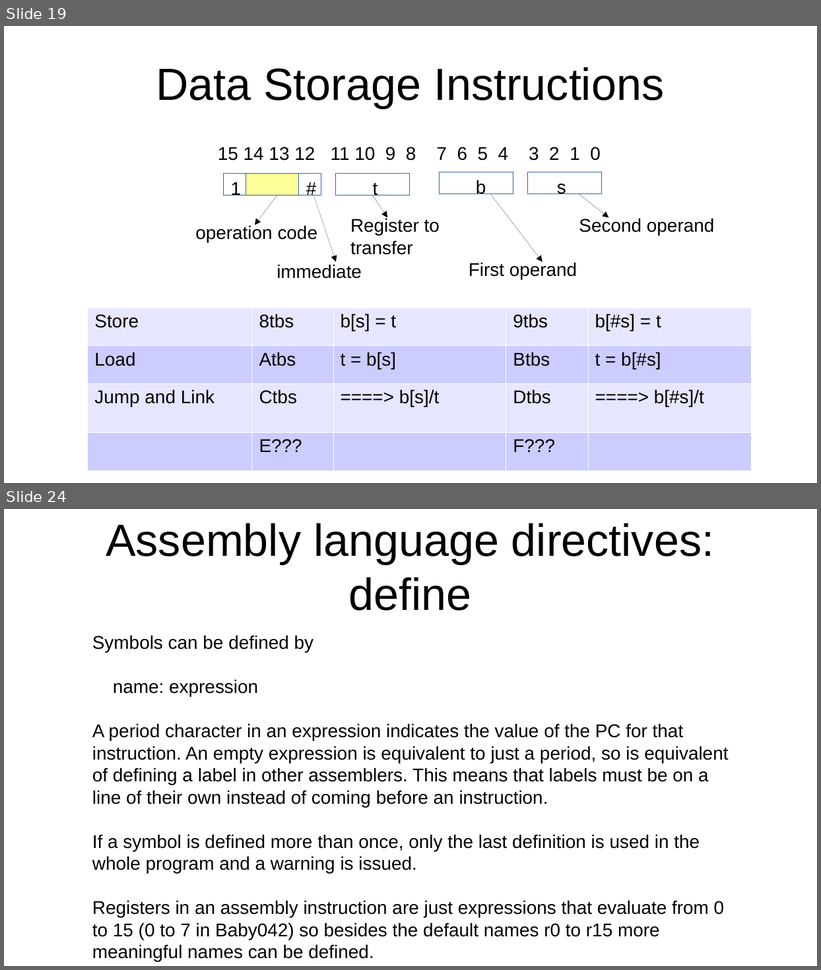
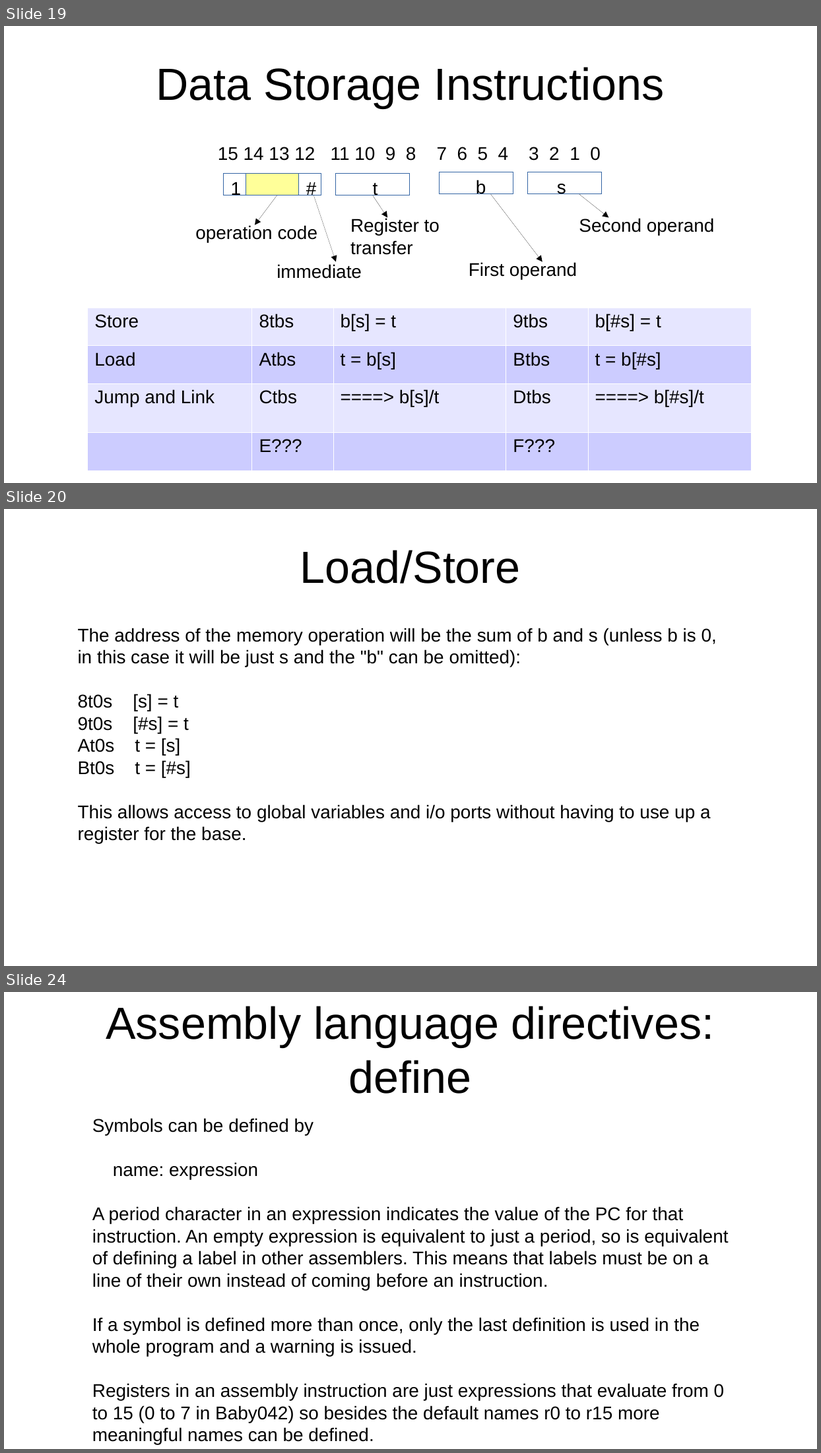
Before and after one commit to jeceljr/baby42, a slide deck: doc/baby42_slides.odp. Shown one above the other, each under a label of ours: slides 19 and 24 before the commit, slides 19, 20 and 24 after it; the slides between them are not shown. The pictures are 821x970 and 821x1453 pixels, drawn with LibreOffice and Linux fonts; fonts in the diff are those of the drawing. Boxes give left, top, right and bottom in pixels: in the first picture for what was removed or moved away, otherwise in the second. Text is boxed around its words. In the diff, an @@ line names an element or a change of style, - is before the commit and + after.

Commit message:
define r0 to indicate no base for load/store and change jump-and-link to match

```diff
--- a/doc/baby42_slides.odp
+++ b/doc/baby42_slides.odp
@@ slide 20 added at bbox=[4, 509, 817, 966], background #FFFFFF @@
@@ title added at bbox=[300, 550, 521, 584], 44 pt, text #000000 @@
+Load/Store
@@ text added at bbox=[78, 628, 717, 844], 18 pt, text #000000 @@
+The address of the memory operation will be the sum of b and s (unless b is 0, in this case it will be just s and the "b" can be omitted):
+8t0s [s] = t
+9t0s [#s] = t
+At0s t = [s]
+Bt0s t = [#s]
+This allows access to global variables and i/o ports without having to use up a register for the base.
```
Also in this commit, not shown: 8 slides changed, 1 other slide added, 1 slide removed, 1 other file.
